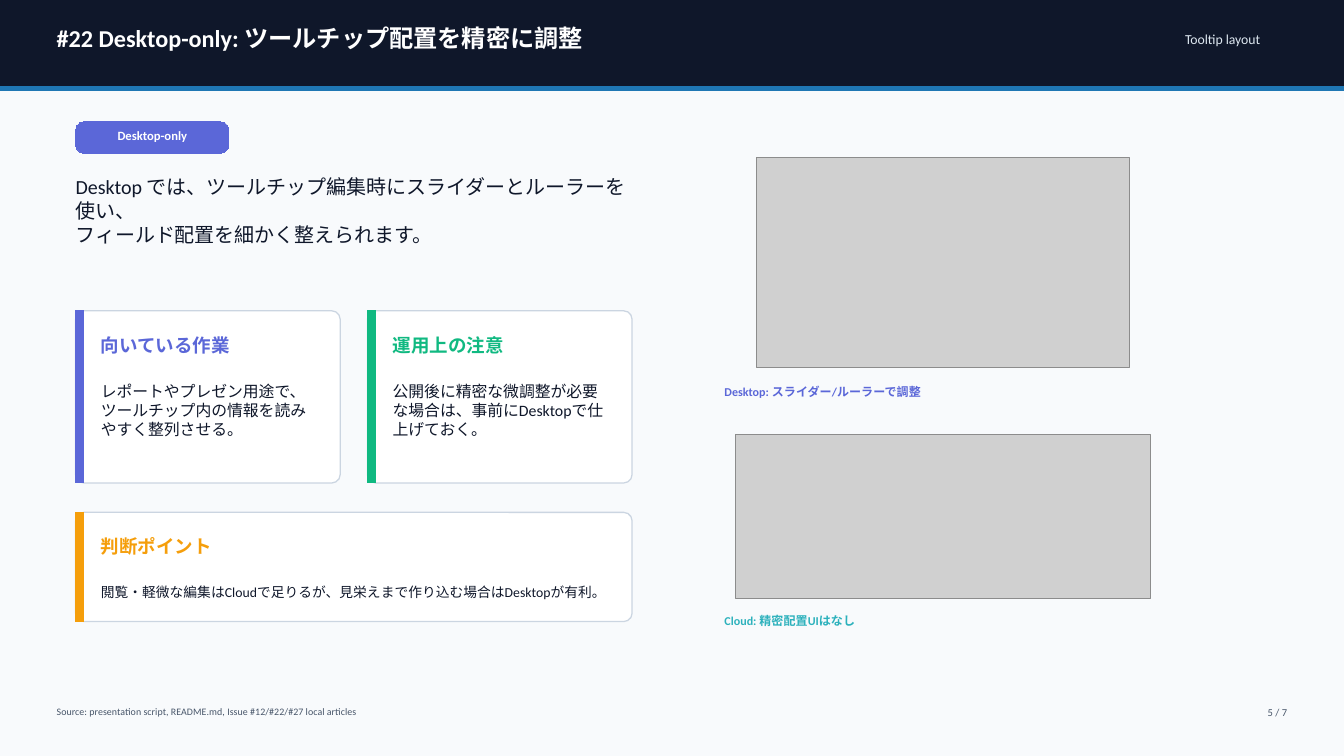
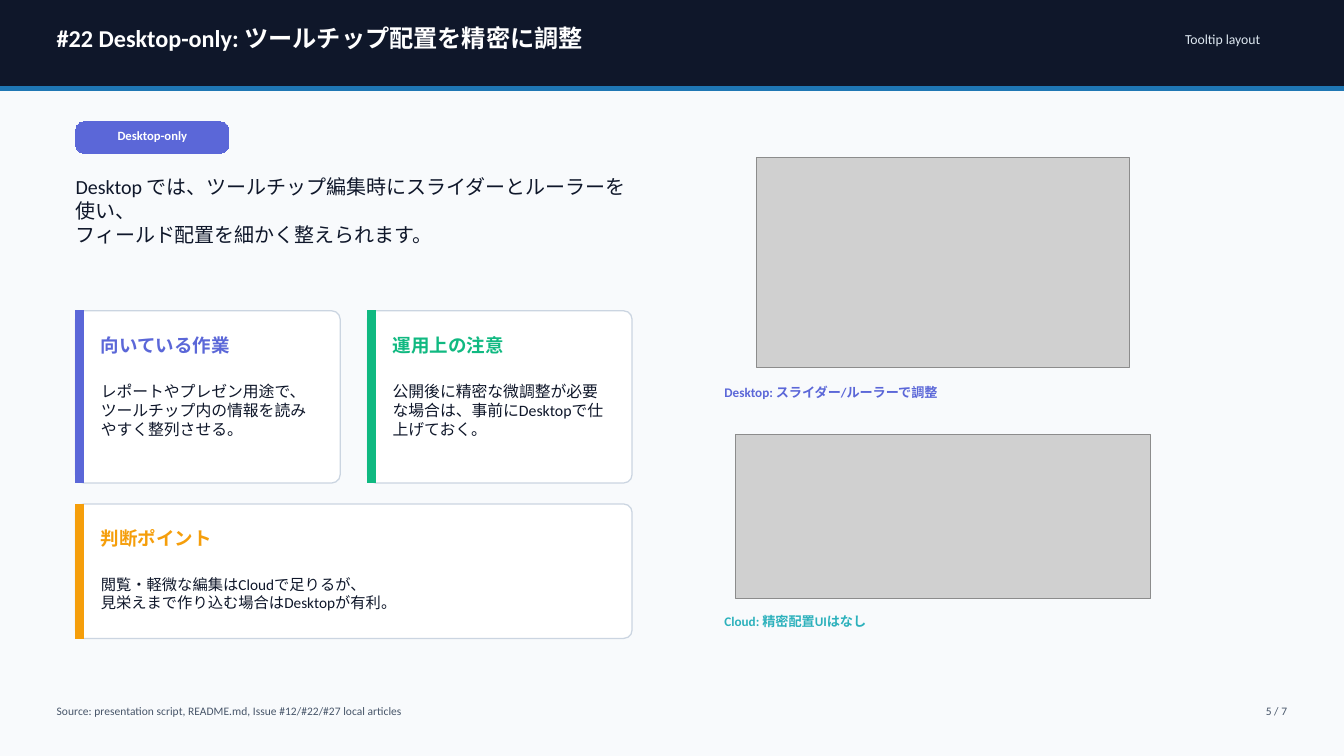
Before and after one commit to mickitty0511/tableau-feature-parity, a slide deck: slide 5 of docs/tech-posts/post/tableau-cloud-vs-desktop-feature-diff-summary.pptx. Drawn at 1344x756 pixels with LibreOffice and Linux fonts; fonts in the diff are those of the drawing; grey boxes stand for pictures. Boxes give left, top, right and bottom in pixels: in the first picture for what was removed or moved away, otherwise in the second. Text is boxed around its words. In the diff, an @@ line names an element or a change of style, - is before the commit and + after.

Commit message:
docs: improve presentation text readability

```diff
--- a/docs/tech-posts/post/tableau-cloud-vs-desktop-feature-diff-summary.pptx
+++ b/docs/tech-posts/post/tableau-cloud-vs-desktop-feature-diff-summary.pptx
@@ text "Desktop: スライダー/ルーラーで調整" at (x1=724, y1=386, x2=938, y2=399): size 8.6 to 9.4 pt @@
@@ rounded rectangle resized from (x1=76, y1=512, x2=632, y2=621) to (x1=76, y1=504, x2=632, y2=638) @@
@@ rounded rectangle at (x1=76, y1=504, x2=632, y2=638): proportions changed @@
@@ rectangle resized from (x1=76, y1=512, x2=84, y2=621) to (x1=76, y1=504, x2=84, y2=638) @@
@@ text "判断ポイント" moved from (x1=101, y1=537, x2=212, y2=555) to (x1=101, y1=529, x2=212, y2=547) @@
@@ text at (x1=101, y1=577, x2=396, y2=611): text changed; size 9.8 to 10.9 pt @@
-閲覧・軽微な編集はCloudで足りるが、見栄えまで作り込む場合はDesktopが有利。
+閲覧・軽微な編集はCloudで足りるが、
+見栄えまで作り込む場合はDesktopが有利。
@@ text "Cloud: 精密配置UIはなし" at (x1=724, y1=614, x2=866, y2=627): size 8.6 to 9.4 pt @@
@@ text "Source: presentation script, README.md, Issue ..." at (x1=57, y1=707, x2=402, y2=717): size 7.1 to 8.2 pt @@
@@ text "5 / 7" at (x1=1266, y1=707, x2=1287, y2=715): size 7.5 to 8.2 pt @@
```
Also in this commit, not shown: 6 other slides changed, 4 other files.
